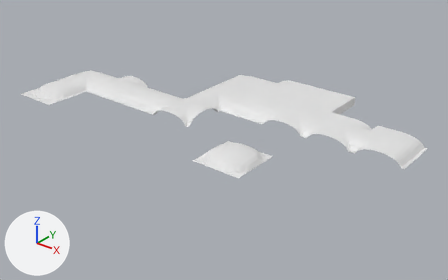
Renders of the FBX model Assets/Prefabs/Modles/New/NewFull.fbx from each side of a commit.
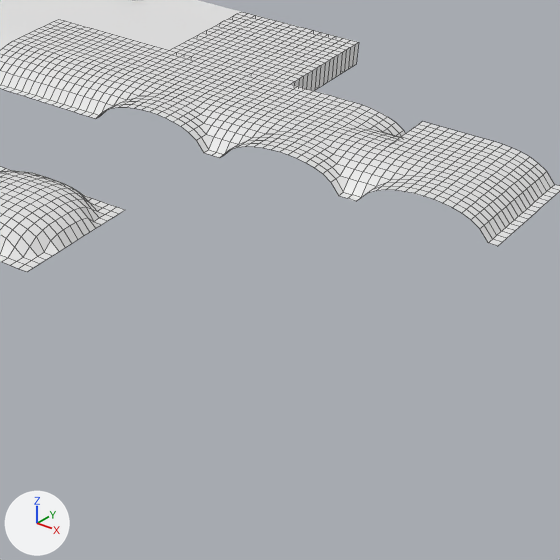
Old and new are each drawn whole from a camera (50 mm lens) standing at (19.79, -17.24, 10.04) and looking at (5.49, 0.64, -1.04) and again close up on the part from 51% to 95% of the width and 29% to 100% of the height. Lighting does not change. The marker at lower left points along +X, +Y and +Z. The first two pictures are the older version. The close-ups show mesh edges as thin lines.

In view in the first close-up: 'Corner', 'Edge', 'Flat', 'InternalCorner', 'Solo', 'TransitionL', 'TransitionMid', 'TransitionR', 'TransitionTwo'.
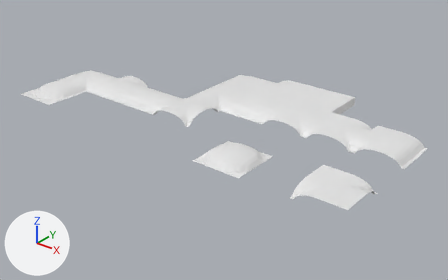
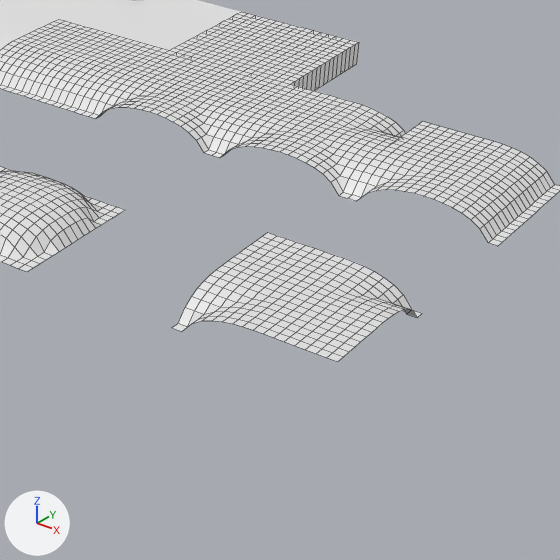
What differs and where, as boxes [x1, y1, x2, y2] in the close-ups (560 x 560 px):
'8', added
    after: [172, 233, 422, 362]

The change, as a list of edits to the scene's bpy script:
```text
Add me_grid_001:
    me_grid_001.from_pydata(...)  # 289 vertices, 256 faces; spans x -1.0..1.0, y -1.0..1.0, z 0.0..0.35
Add ob_8:
    ob_8 = bpy.data.objects.new('8', me_grid_001)
    ob_8.location = (12.0, -2.0, 0.0)
```
